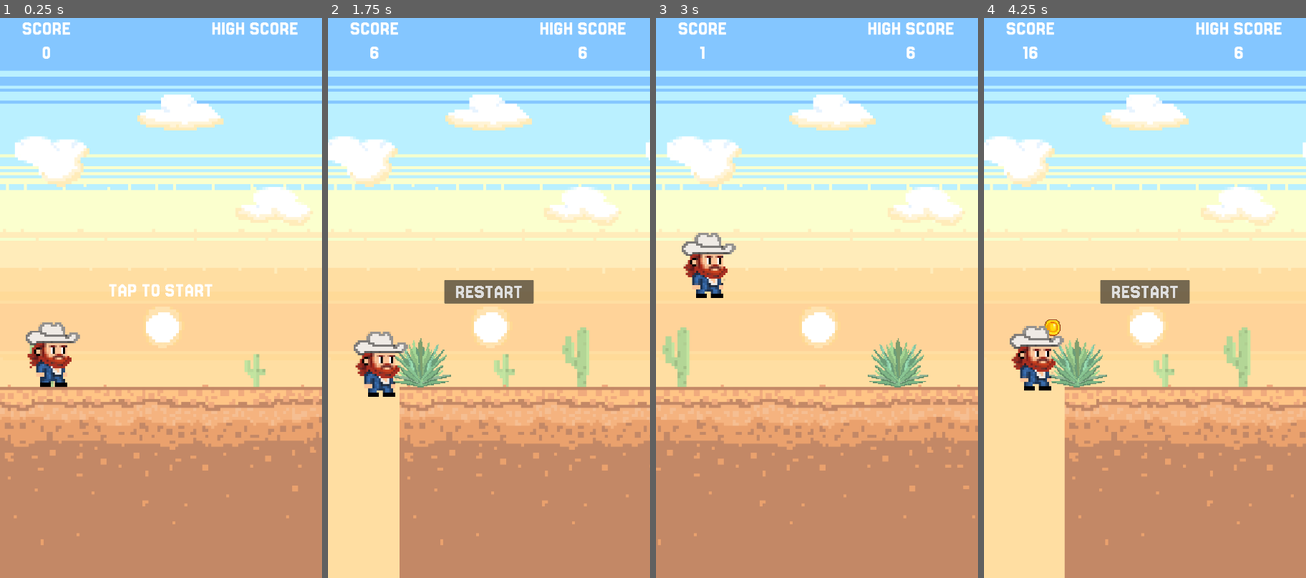
Above: before the commit, frames 1-4 (left to right).
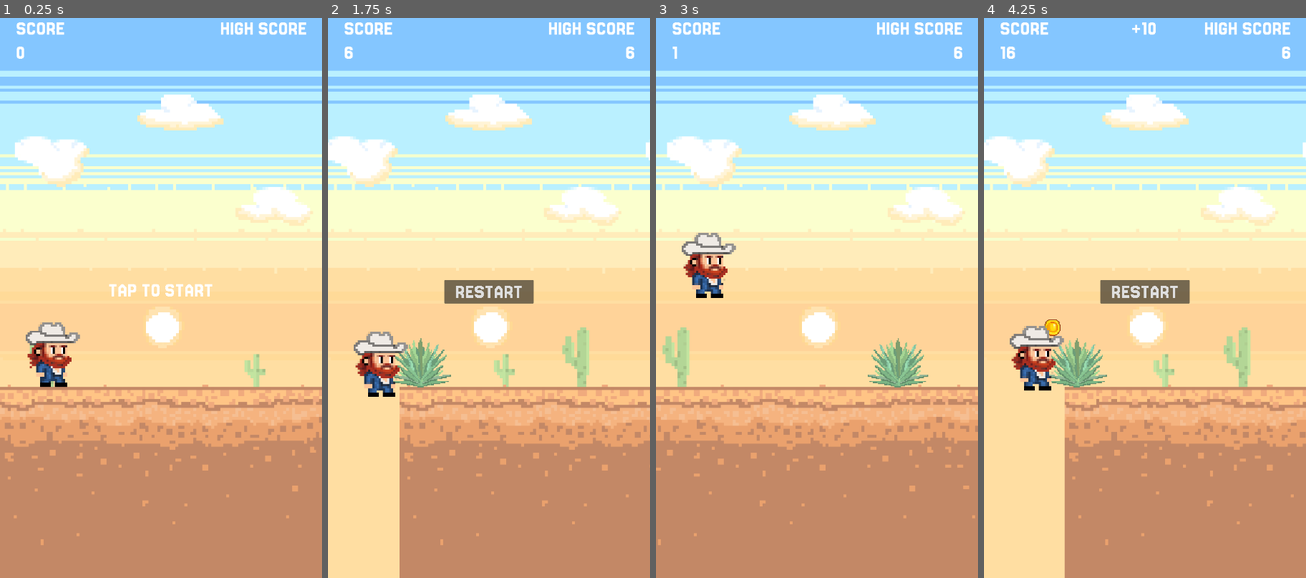
Above: after the commit, the same moments.

Repository: rgomezp/cowboy-game
Game: Godot game, scene res://scenes/main.tscn
Same seed, same stepped clock (60 frames per second), same inputs: the game is played once before the commit and once after it.
Inputs:
- Up to frame 1 (0.25 s): no input
- Up to frame 2 (1.75 s): tap Enter (ui_accept) at 0.5, 0.77, 1.52 s
- Up to frame 3 (3 s): click "RESTART" at 2 s; tap Enter (ui_accept) at 2.75 s; hold Down (ui_down) from 2.78 s (still down)
- Up to frame 4 (4.25 s): release Down (ui_down) at 3.53 s; tap Enter (ui_accept) at 3.77 s

The runs differ from the first frame. In frame 1, 0.7% of the frame differs, in the area x 5-96%, y 0-8%; in frame 2, 0.8%; in frame 3, 0.8%; in frame 4, 1.0%.

Commit message:
Adds score delta display for bonus events
Implements a score delta display to provide visual feedback
to the player when they receive bonus points, such as
collecting a coin or bouncing on a butterfly.

The score delta label shows the amount of points awarded for a
short duration and alternates between white and black if multiple
bonus events occur within a short time frame.

Diff:
--- a/scenes/HUD.tscn
+++ b/scenes/HUD.tscn
@@ -12,7 +12,6 @@
 theme_override_fonts/font = ExtResource("1_qpvh6")
 theme_override_font_sizes/font_size = 70
 text = "SCORE"
-horizontal_alignment = 1
 
 [node name="HighScoreLabel" type="Label" parent="."]
 offset_left = 681.0
@@ -22,7 +21,7 @@
 theme_override_fonts/font = ExtResource("1_qpvh6")
 theme_override_font_sizes/font_size = 70
 text = "HIGH SCORE"
-horizontal_alignment = 1
+horizontal_alignment = 2
 
 [node name="StartLabel" type="Label" parent="."]
 anchors_preset = 8
@@ -44,11 +43,10 @@
 [node name="ScoreValue" type="Label" parent="."]
 offset_left = 54.0
 offset_top = 124.0
-offset_right = 259.0
+offset_right = 364.0
 offset_bottom = 205.0
 theme_override_fonts/font = ExtResource("1_qpvh6")
 theme_override_font_sizes/font_size = 70
-horizontal_alignment = 1
 
 [node name="HighScoreValue" type="Label" parent="."]
 offset_left = 681.0
@@ -57,20 +55,17 @@
 offset_bottom = 205.0
 theme_override_fonts/font = ExtResource("1_qpvh6")
 theme_override_font_sizes/font_size = 70
-horizontal_alignment = 1
+horizontal_alignment = 2
 
 [node name="ScoreValueDelta" type="Label" parent="."]
-anchors_preset = 8
+anchors_preset = 5
 anchor_left = 0.5
-anchor_top = 0.5
 anchor_right = 0.5
-anchor_bottom = 0.5
-offset_left = -49.0
-offset_top = -455.0
-offset_right = 48.0
-offset_bottom = -384.0
+offset_left = -51.0
+offset_top = 43.0
+offset_right = 46.0
+offset_bottom = 114.0
 grow_horizontal = 2
-grow_vertical = 2
 theme_override_fonts/font = ExtResource("1_qpvh6")
 theme_override_font_sizes/font_size = 70
 horizontal_alignment = 1
--- a/scenes/ScoreManager.gd
+++ b/scenes/ScoreManager.gd
@@ -2,6 +2,7 @@
 
 signal score_updated(score: int)
 signal high_score_updated(high_score: int)
+signal score_delta(delta: int)  # Emitted when score changes, with the delta amount
 
 var score : int = 0
 var high_score : int = 0
@@ -11,9 +12,12 @@
 	score = 0
 	score_updated.emit(score)
 
-func add_score(amount: int):
+func add_score(amount: int, show_delta: bool = false):
 	score += amount
 	score_updated.emit(score)
+	# Only emit the delta signal if explicitly requested (for bonus events)
+	if show_delta:
+		score_delta.emit(amount)
 
 func check_high_score():
 	if score > high_score:
--- a/scenes/items/coin.gd
+++ b/scenes/items/coin.gd
@@ -44,7 +44,7 @@
 
 	# Add 10 points to score (10 * 100 = 1000 raw score for display)
 	if "score_manager" in main_scene and main_scene.score_manager:
-		main_scene.score_manager.add_score(10 * 100)
+		main_scene.score_manager.add_score(10 * 100, true)  # Show delta for bonus event
 
 	# Trigger the collected animation and wait for it to finish
 	var animated_sprite = $AnimatedSprite2D
--- a/scenes/main.gd
+++ b/scenes/main.gd
@@ -34,6 +34,10 @@
 var ground_height : int
 var distance : int = 0  # Track actual distance traveled, separate from score
 
+# Score delta display variables
+var score_delta_timer: float = 0.0
+var score_delta_color_white: bool = true  # Track color alternation
+
 # Called when the node enters the scene tree for the first time.
 func _ready() -> void:
 	screen_size = get_window().size
@@ -42,6 +46,9 @@
 
 	# Initialize managers
 	setup_managers()
+
+	# Hide score delta label initially
+	$Hud.get_node("ScoreValueDelta").hide()
 
 	new_game()
 
@@ -51,6 +58,7 @@
 	add_child(score_manager)
 	score_manager.score_updated.connect(_on_score_updated)
 	score_manager.high_score_updated.connect(_on_high_score_updated)
+	score_manager.score_delta.connect(_on_score_delta)
 
 	obstacle_manager = ObstacleManager.new()
 	add_child(obstacle_manager)
@@ -104,6 +112,11 @@
 	$Hud.get_node("StartLabel").show()
 	$GameOver.hide()
 
+	# Hide score delta label
+	var delta_label = $Hud.get_node("ScoreValueDelta")
+	delta_label.hide()
+	score_delta_timer = 0.0
+
 
 # Game logic happens here
 func _process(delta: float) -> void:
@@ -136,7 +149,8 @@
 		distance += int(speed)
 
 		# Update score (separate from distance)
-		score_manager.add_score(int(speed))
+		# Don't show delta for continuous movement score updates
+		score_manager.add_score(int(speed), false)
 
 		# Update ground position
 		if $Camera2D.position.x - $Ground.position.x > screen_size.x * 1.5:
@@ -146,6 +160,14 @@
 		obstacle_manager.cleanup_off_screen_obstacles($Camera2D.position.x)
 		# Cleanup off-screen coins
 		coin_manager.cleanup_off_screen_coins($Camera2D.position.x)
+
+		# Update score delta display timer
+		if score_delta_timer > 0.0:
+			score_delta_timer -= delta
+			if score_delta_timer <= 0.0:
+				# Hide label after 1 second
+				$Hud.get_node("ScoreValueDelta").hide()
+				score_delta_timer = 0.0
 	else:
 		if Input.is_action_pressed("ui_accept"):
 			game_running = true
@@ -157,6 +179,39 @@
 
 func _on_high_score_updated(high_score: int):
 	$Hud.get_node("HighScoreValue").text = str(score_manager.get_display_high_score())
+
+func _on_score_delta(delta: int):
+	# Convert raw score to display score (divide by SCORE_MODIFIER which is 100)
+	var display_delta = delta / 100
+
+	# Only show meaningful score changes (filter out 0)
+	if display_delta <= 0:
+		return
+
+	# Display the score delta for 1 second
+	var delta_label = $Hud.get_node("ScoreValueDelta")
+
+	# Format as +100, +10, etc.
+	delta_label.text = "+" + str(display_delta)
+
+	# If timer is already running (multiple events within 1 second), alternate color
+	if score_delta_timer > 0.0:
+		score_delta_color_white = not score_delta_color_white
+	else:
+		# First event, start with white
+		score_delta_color_white = true
+
+	# Reset timer to 1 second (extends display time if multiple events occur)
+	score_delta_timer = 1.0
+
+	# Set color (white or black)
+	if score_delta_color_white:
+		delta_label.modulate = Color.WHITE
+	else:
+		delta_label.modulate = Color.BLACK
+
+	# Show the label
+	delta_label.show()
 
 func _on_obstacle_added(obstacle: Node):
 	collision_handler.connect_obstacle_signals(obstacle)
@@ -183,7 +238,7 @@
 	obstacle.hide()
 	obstacle_manager.remove_obstacle(obstacle)
 	# Award 100 points for bouncing on a butterfly (100 * 100 = 10000 raw score)
-	score_manager.add_score(100 * 100)
+	score_manager.add_score(100 * 100, true)  # Show delta for bonus event
 
 func game_over():
 	score_manager.check_high_score()
